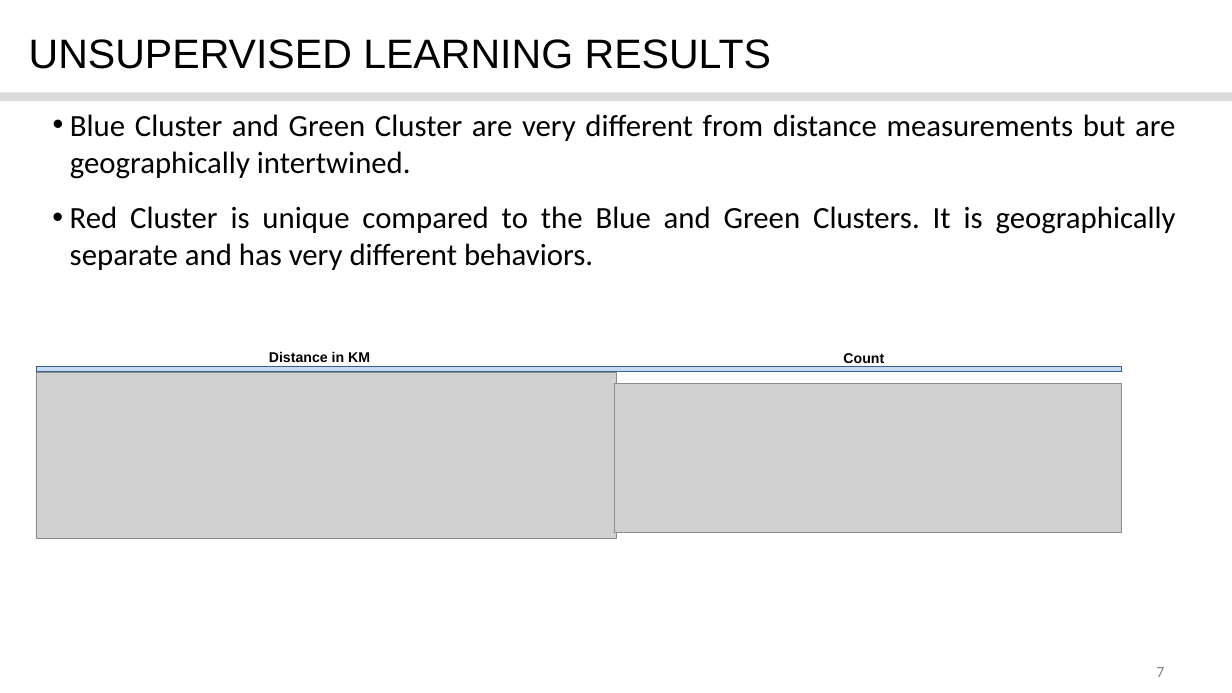
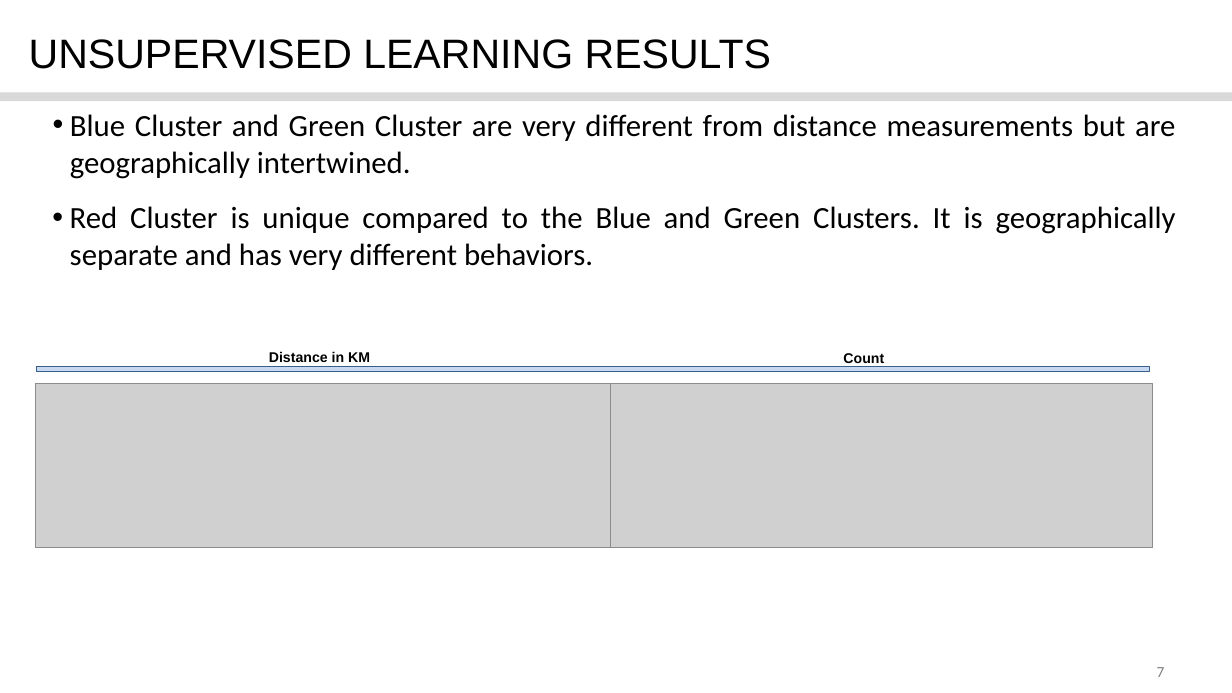
Before and after one commit to CharlesK98/CitiBike-Capstone-Project, a slide deck: slide 7 of Capstone Project 1.pptx. Drawn at 1232x693 pixels with LibreOffice and Linux fonts; fonts in the diff are those of the drawing; grey boxes stand for pictures; background and template pictures are left out. Boxes give left, top, right and bottom in pixels: in the first picture for what was removed or moved away, otherwise in the second. Text is boxed around its words. In the diff, an @@ line names an element or a change of style, - is before the commit and + after.

```diff
--- a/Capstone Project 1.pptx
+++ b/Capstone Project 1.pptx
@@ rectangle: place and size @@
-rectangle at <box>36,367,1122,372</box>
+rectangle at <box>36,367,1150,372</box>
@@ picture: place and size @@
-picture at <box>36,372,616,538</box>
+picture at <box>36,384,615,547</box>
@@ picture: place and size @@
-picture at <box>615,384,1122,533</box>
+picture at <box>611,384,1153,547</box>
```
Also in this commit, not shown: 1 other slide changed, 2 other files.
